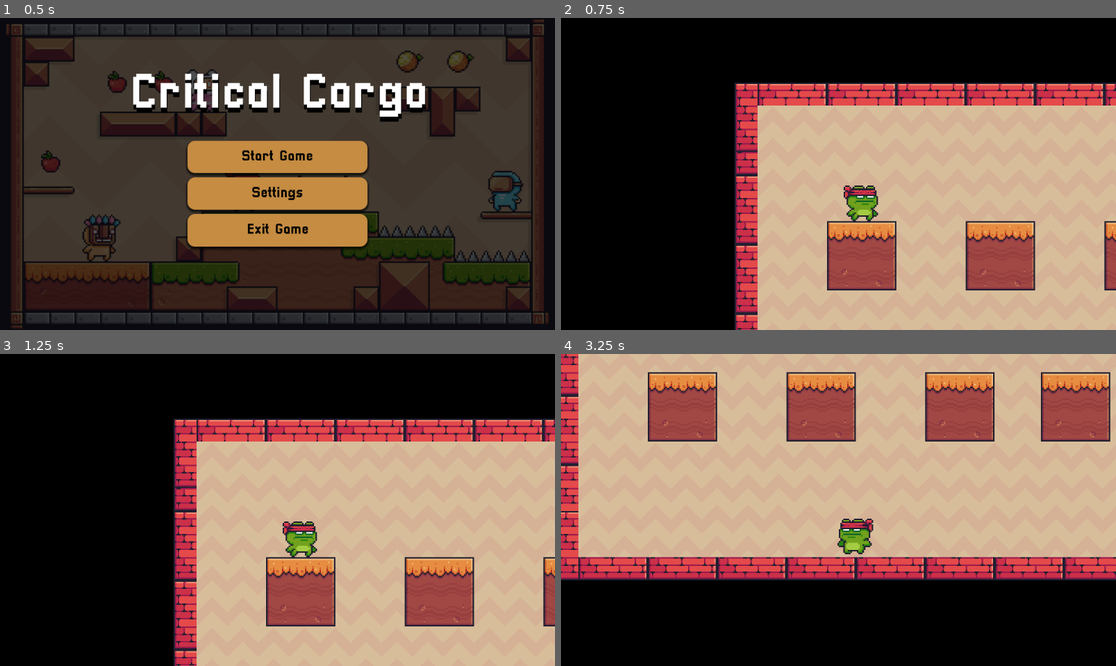
Above: before the commit, frames 1-4 (two rows, left to right).
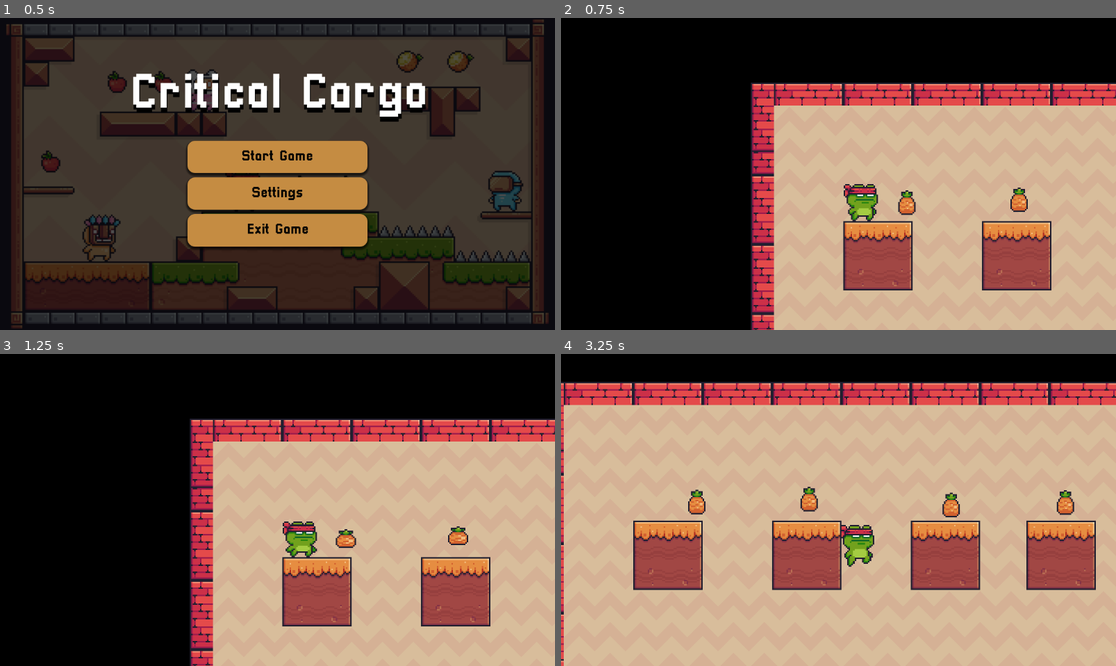
Above: after the commit, the same moments.

Repository: Orangeangelo/Year12GameCriticalCargo
Game: Godot game, scene res://Scenes/Main_Menu.tscn
Two runs of this game, one before a commit and one after it. Both use one fixed random seed, a clock stepped at 60 frames per second and the inputs below.
Inputs:
- Up to frame 1 (0.5 s): no input
- Up to frame 2 (0.75 s): click "Start Game" at 0.5 s
- Up to frame 3 (1.25 s): no input
- Up to frame 4 (3.25 s): hold Right (right) 1.28-2.78 s; tap Up (jump) at 1.52, 2.27 s; hold Left (left) from 2.78 s (still down)

Frame 1 is identical in both runs. In frame 2, 12% of the frame differs, in the area x 31-100%, y 20-100%; in frame 3, 11%; in frame 4, 66%, in the area x 0-100%, y 0-100%.

Commit message:
Collectables V1
I added collectables. adjusted their size, texture and uh... made them bigger

Diff:
--- a/Scenes/Level.tscn
+++ b/Scenes/Level.tscn
@@ -1,8 +1,9 @@
-[gd_scene load_steps=6 format=4 uid="uid://bbis52cq5il2n"]
+[gd_scene load_steps=7 format=4 uid="uid://bbis52cq5il2n"]
 
 [ext_resource type="Texture2D" uid="uid://d16kj61jl5bqi" path="res://Pixel Adventure 1/Free/Background/Brown.png" id="1_vsvp5"]
 [ext_resource type="Texture2D" uid="uid://ckelq1e16tnbt" path="res://Pixel Adventure 1/Free/Terrain/Terrain (16x16).png" id="2_8rbpu"]
 [ext_resource type="PackedScene" uid="uid://cosjc3hvad8yr" path="res://Scenes/Main_Character.tscn" id="3_8rbpu"]
+[ext_resource type="PackedScene" uid="uid://c4ujxvj8dgxon" path="res://Scenes/collectable.tscn" id="4_fuudy"]
 
 [sub_resource type="TileSetAtlasSource" id="TileSetAtlasSource_fuudy"]
 texture = ExtResource("2_8rbpu")
@@ -316,9 +317,21 @@
 tile_set = SubResource("TileSet_xylue")
 
 [node name="CharacterBody2D" parent="." instance=ExtResource("3_8rbpu")]
-position = Vector2(164, 146)
+position = Vector2(130, 147)
 
 [node name="Camera2D" type="Camera2D" parent="CharacterBody2D"]
 position = Vector2(4, -5)
 position_smoothing_enabled = true
 position_smoothing_speed = 20.0
+
+[node name="Collectable" parent="." instance=ExtResource("4_fuudy")]
+position = Vector2(273, 197)
+
+[node name="Collectable2" parent="." instance=ExtResource("4_fuudy")]
+position = Vector2(506, 191)
+
+[node name="Collectable3" parent="." instance=ExtResource("4_fuudy")]
+position = Vector2(801, 203)
+
+[node name="Collectable4" parent="." instance=ExtResource("4_fuudy")]
+position = Vector2(1038, 198)
--- /dev/null
+++ b/Scenes/collectable.tscn
@@ -0,0 +1,148 @@
+[gd_scene load_steps=21 format=3 uid="uid://c4ujxvj8dgxon"]
+
+[ext_resource type="Texture2D" uid="uid://njm8iwxw3oav" path="res://Pixel Adventure 1/Free/Items/Fruits/Pineapple.png" id="1_3rsma"]
+
+[sub_resource type="AtlasTexture" id="AtlasTexture_xylue"]
+atlas = ExtResource("1_3rsma")
+region = Rect2(0, 0, 32, 32)
+
+[sub_resource type="AtlasTexture" id="AtlasTexture_tj5wv"]
+atlas = ExtResource("1_3rsma")
+region = Rect2(32, 0, 32, 32)
+
+[sub_resource type="AtlasTexture" id="AtlasTexture_ienac"]
+atlas = ExtResource("1_3rsma")
+region = Rect2(64, 0, 32, 32)
+
+[sub_resource type="AtlasTexture" id="AtlasTexture_5rrr5"]
+atlas = ExtResource("1_3rsma")
+region = Rect2(96, 0, 32, 32)
+
+[sub_resource type="AtlasTexture" id="AtlasTexture_or7tv"]
+atlas = ExtResource("1_3rsma")
+region = Rect2(128, 0, 32, 32)
+
+[sub_resource type="AtlasTexture" id="AtlasTexture_133si"]
+atlas = ExtResource("1_3rsma")
+region = Rect2(160, 0, 32, 32)
+
+[sub_resource type="AtlasTexture" id="AtlasTexture_esopp"]
+atlas = ExtResource("1_3rsma")
+region = Rect2(192, 0, 32, 32)
+
+[sub_resource type="AtlasTexture" id="AtlasTexture_b10nm"]
+atlas = ExtResource("1_3rsma")
+region = Rect2(224, 0, 32, 32)
+
+[sub_resource type="AtlasTexture" id="AtlasTexture_fhlu0"]
+atlas = ExtResource("1_3rsma")
+region = Rect2(256, 0, 32, 32)
+
+[sub_resource type="AtlasTexture" id="AtlasTexture_bktio"]
+atlas = ExtResource("1_3rsma")
+region = Rect2(288, 0, 32, 32)
+
+[sub_resource type="AtlasTexture" id="AtlasTexture_nrlyp"]
+atlas = ExtResource("1_3rsma")
+region = Rect2(320, 0, 32, 32)
+
+[sub_resource type="AtlasTexture" id="AtlasTexture_44tr1"]
+atlas = ExtResource("1_3rsma")
+region = Rect2(352, 0, 32, 32)
+
+[sub_resource type="AtlasTexture" id="AtlasTexture_pmxqn"]
+atlas = ExtResource("1_3rsma")
+region = Rect2(384, 0, 32, 32)
+
+[sub_resource type="AtlasTexture" id="AtlasTexture_gs5q7"]
+atlas = ExtResource("1_3rsma")
+region = Rect2(416, 0, 32, 32)
+
+[sub_resource type="AtlasTexture" id="AtlasTexture_q24aw"]
+atlas = ExtResource("1_3rsma")
+region = Rect2(448, 0, 32, 32)
+
+[sub_resource type="AtlasTexture" id="AtlasTexture_32npc"]
+atlas = ExtResource("1_3rsma")
+region = Rect2(480, 0, 32, 32)
+
+[sub_resource type="AtlasTexture" id="AtlasTexture_yyp3s"]
+atlas = ExtResource("1_3rsma")
+region = Rect2(512, 0, 32, 32)
+
+[sub_resource type="SpriteFrames" id="SpriteFrames_g4pvc"]
+animations = [{
+"frames": [{
+"duration": 1.0,
+"texture": SubResource("AtlasTexture_xylue")
+}, {
+"duration": 1.0,
+"texture": SubResource("AtlasTexture_tj5wv")
+}, {
+"duration": 1.0,
+"texture": SubResource("AtlasTexture_ienac")
+}, {
+"duration": 1.0,
+"texture": SubResource("AtlasTexture_5rrr5")
+}, {
+"duration": 1.0,
+"texture": SubResource("AtlasTexture_or7tv")
+}, {
+"duration": 1.0,
+"texture": SubResource("AtlasTexture_133si")
+}, {
+"duration": 1.0,
+"texture": SubResource("AtlasTexture_esopp")
+}, {
+"duration": 1.0,
+"texture": SubResource("AtlasTexture_b10nm")
+}, {
+"duration": 1.0,
+"texture": SubResource("AtlasTexture_fhlu0")
+}, {
+"duration": 1.0,
+"texture": SubResource("AtlasTexture_bktio")
+}, {
+"duration": 1.0,
+"texture": SubResource("AtlasTexture_nrlyp")
+}, {
+"duration": 1.0,
+"texture": SubResource("AtlasTexture_44tr1")
+}, {
+"duration": 1.0,
+"texture": SubResource("AtlasTexture_pmxqn")
+}, {
+"duration": 1.0,
+"texture": SubResource("AtlasTexture_gs5q7")
+}, {
+"duration": 1.0,
+"texture": SubResource("AtlasTexture_q24aw")
+}, {
+"duration": 1.0,
+"texture": SubResource("AtlasTexture_32npc")
+}, {
+"duration": 1.0,
+"texture": SubResource("AtlasTexture_yyp3s")
+}],
+"loop": true,
+"name": &"new_animation",
+"speed": 20.0
+}]
+
+[sub_resource type="CircleShape2D" id="CircleShape2D_ifohm"]
+radius = 26.0
+
+[node name="Collectable" type="Area2D"]
+
+[node name="AnimatedSprite2D" type="AnimatedSprite2D" parent="."]
+texture_filter = 1
+position = Vector2(3, 3)
+scale = Vector2(3, 3)
+sprite_frames = SubResource("SpriteFrames_g4pvc")
+animation = &"new_animation"
+autoplay = "new_animation"
+frame_progress = 0.630749
+
+[node name="CollisionShape2D" type="CollisionShape2D" parent="."]
+position = Vector2(1, 8)
+shape = SubResource("CircleShape2D_ifohm")
